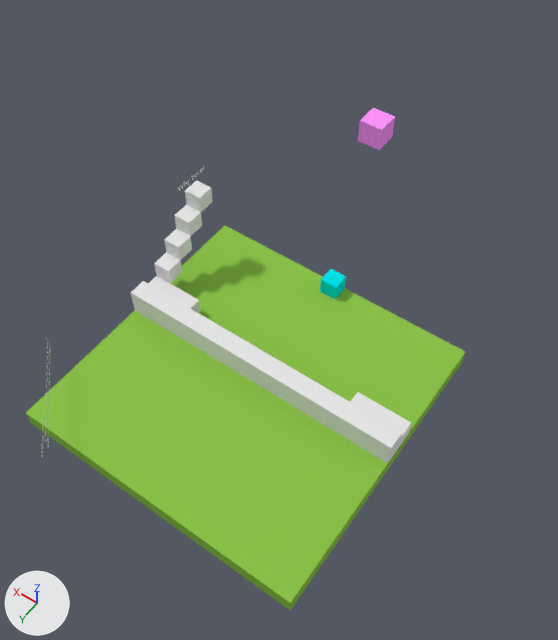
The Blender file obj/level7_Finale/level7_Finale.blend, before and after one commit.
Camera for both pictures: a camera (50 mm lens) standing at (-13.8, 17.0, 33.0) and looking at (-1.6, -0.1, 6.1). The lights are fixed; the arrows at lower left show +X, +Y and +Z.

Objects in the first picture: 'Floor.001', 'Floor.002', 'Floor.004', 'Light.0.000', 'Text.003'.
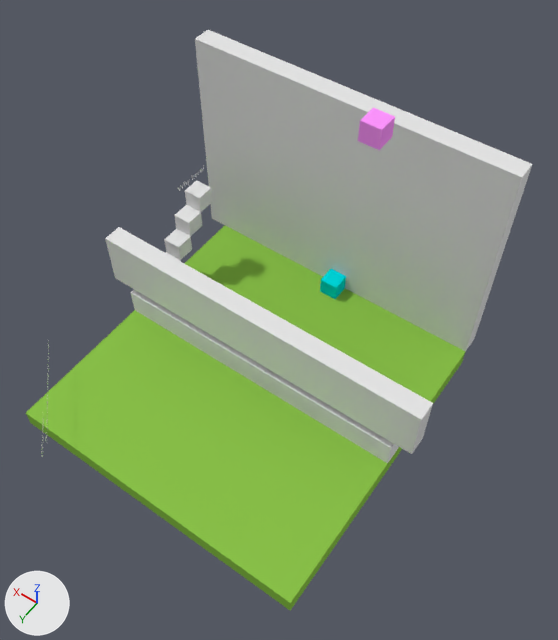
Pixel boxes (x1, y1, x2, y2) of what changed, in the pictures (558 x 640 px):
'Boundary.001', shown: after (195, 30, 532, 352)
'Boundary.000', shown: after (105, 227, 433, 454)
'Text.004', text changed, moved: before (244, 368, 258, 380); after (140, 303, 376, 447)
'Text.003', text changed, moved: before (44, 339, 51, 447); after (45, 342, 49, 443)

The change in detail:
In text 'Text.003' (txt_text_003), body goes from 'Do you really want to know? \nOr do you want to be fooled?' to 'Do you really want to know? '.
In text 'Text.004' (txt_text_004), body goes from 'Text' to 'Why must I spoonfeed you with the exit plate being yellow all the time?\nHow about some variety for a change.'.
Text 'Text.004' (txt_text_004) now uses material mat_black (white #e7e7e7).
Object 'Text.003' (ob_text_003) moves from (6.96, 6.94, 1.36) to (6.96, 6.94, 1.66).
Object 'Text.004' (ob_text_004) moves from (0.0, 0.1, 0.65) to (0.0, 0.1, 0.4).
Object 'Boundary.000' (ob_boundary_000) is now shown.
Object 'Boundary.001' (ob_boundary_001) is now shown.
Object 'Boundary.001' (ob_boundary_001) is rescaled from (17.0, 1.0, 1.5) to (17.0, 1.0, 12.0).
